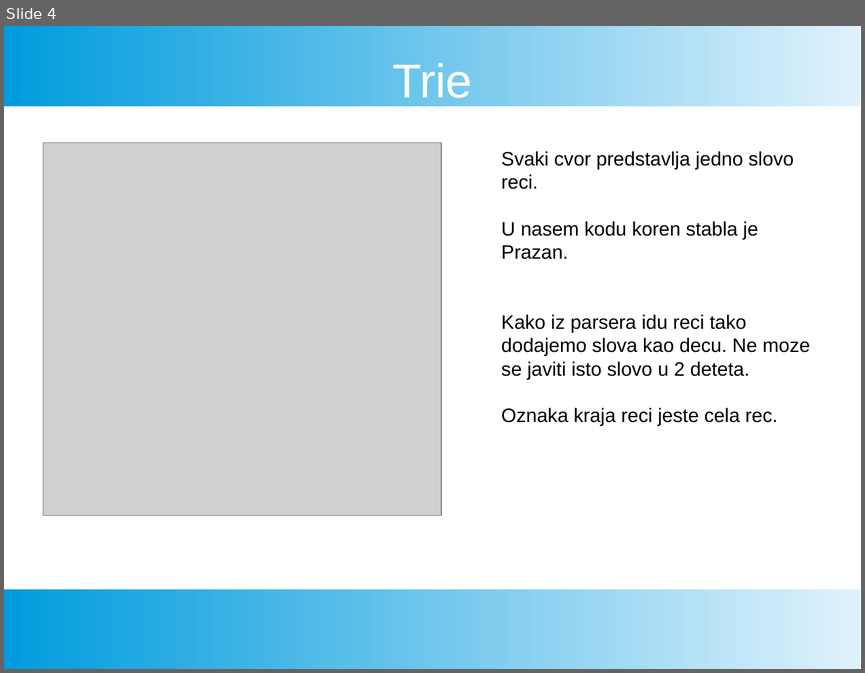
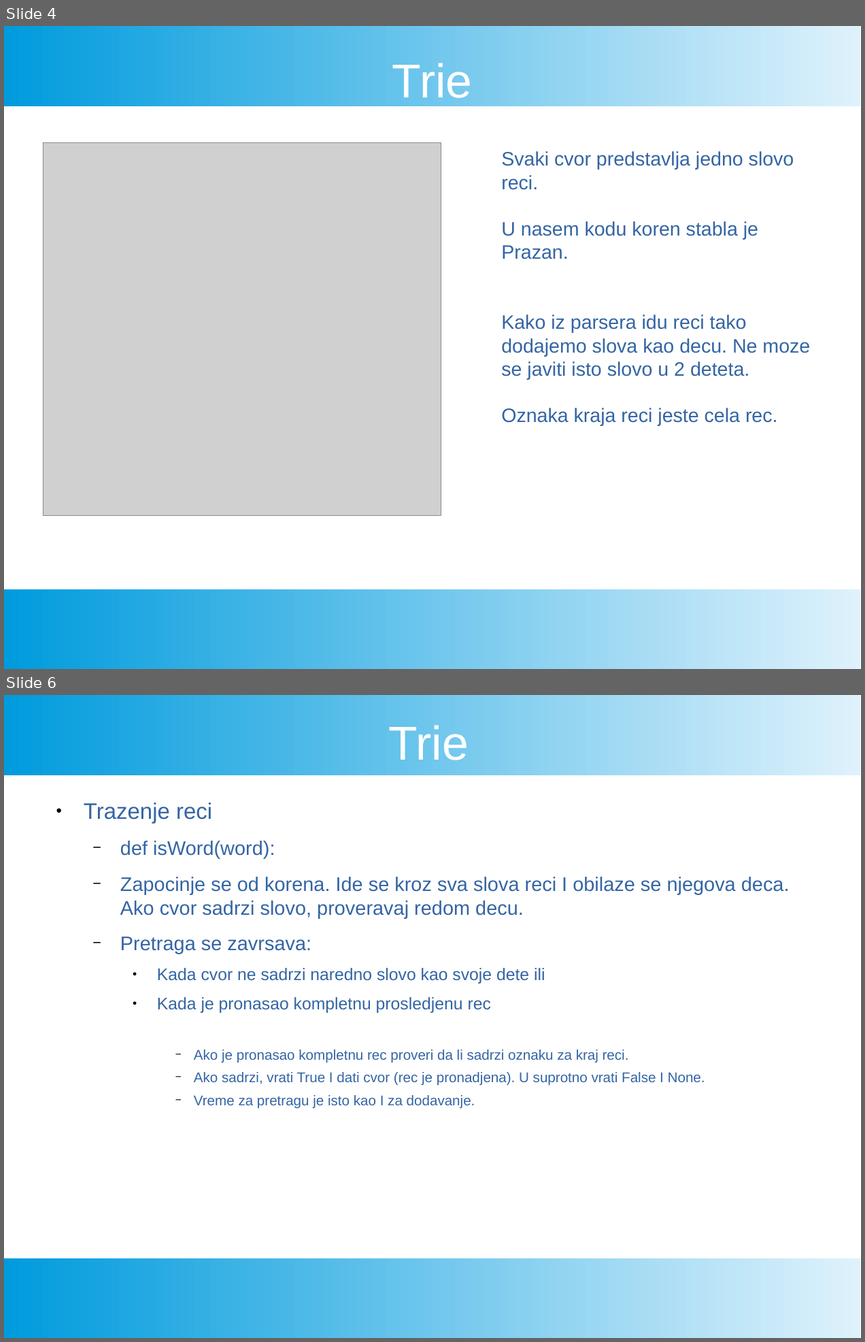
Before and after one commit to FTN-E2-materials/SearchEngine, a slide deck: ProjekatPrezentacija.pptx. Shown one above the other, each under a label of ours: slide 4 before the commit, slides 4 and 6 after it; the slides between them are not shown. The pictures are 865x673 and 865x1342 pixels, drawn with LibreOffice and Linux fonts; fonts in the diff are those of the drawing; grey boxes stand for pictures. Boxes give left, top, right and bottom in pixels: in the first picture for what was removed or moved away, otherwise in the second. Text is boxed around its words. In the diff, an @@ line names an element or a change of style, - is before the commit and + after.

```diff
--- a/ProjekatPrezentacija.pptx
+++ b/ProjekatPrezentacija.pptx
@@ slide 6 added at [4,695,861,1338], background #FFFFFF; not listed: 2 template elements that a slide beside it also shows @@
@@ text added at [388,725,468,760], 44 pt, text #FFFFFF @@
+Trie
@@ text added at [84,802,789,1108], 13 pt, text #3465A4 @@
+● Trazenje reci
+  − def isWord(word):
+  − Zapocinje se od korena. Ide se kroz sva slova reci I obilaze se njegova deca. Ako cvor sadrzi slovo, proveravaj redom decu.
+  − Pretraga se zavrsava:
+    ● Kada cvor ne sadrzi naredno slovo kao svoje dete ili
+    ● Kada je pronasao kompletnu prosledjenu rec
+      − Ako je pronasao kompletnu rec proveri da li sadrzi oznaku za kraj reci.
+      − Ako sadrzi, vrati True I dati cvor (rec je pronadjena). U suprotno vrati False I None.
+      − Vreme za pretragu je isto kao I za dodavanje.
@@ slide 4 changed as well @@
@@ text "Svaki cvor predstavlja jedno slovo" at [501,151,810,426]: text colour #000000 to #3465A4 @@
```
Also in this commit, not shown: 19 other slides changed, 2 other slides added.
